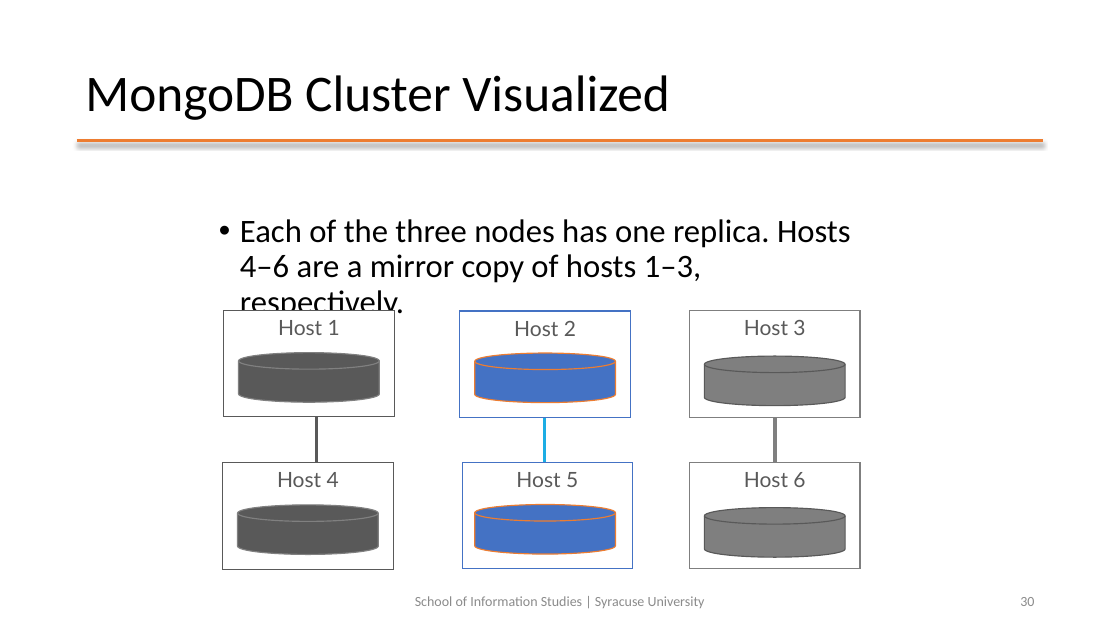
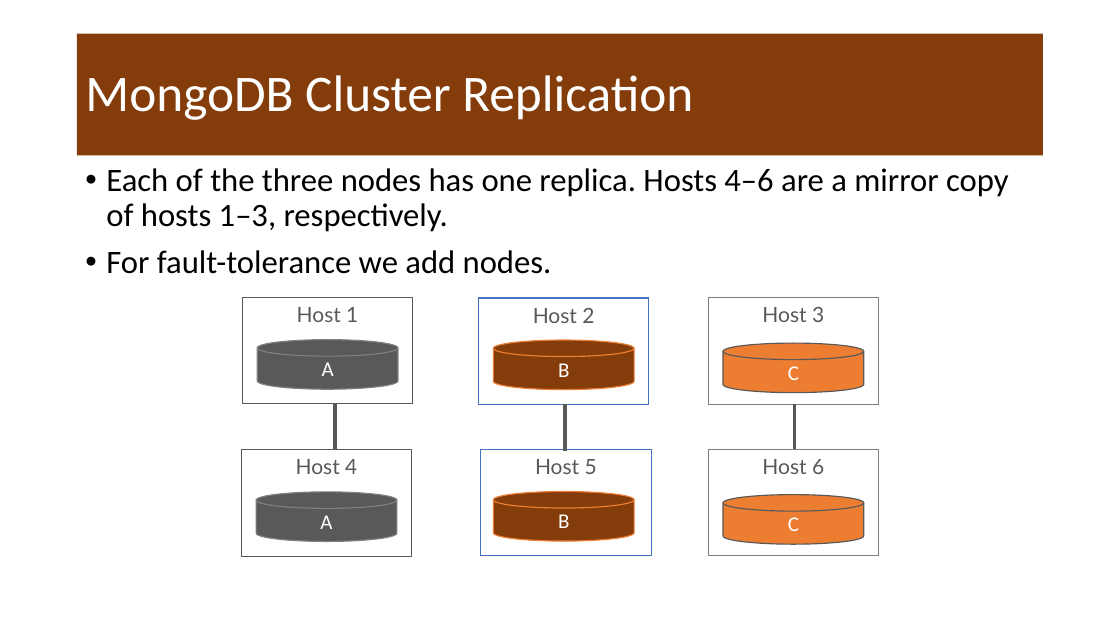
Before and after one commit to mafudge/ist769-old, a slide deck: slide 26 of content/F-Document/F-Document.pptx (slide 30 before the commit). Drawn at 1120x630 pixels with LibreOffice and Linux fonts; fonts in the diff are those of the drawing. Boxes give left, top, right and bottom in pixels: in the first picture for what was removed or moved away, otherwise in the second. Text is boxed around its words. In the diff, an @@ line names an element or a change of style, - is before the commit and + after.

```diff
--- a/content/F-Document/F-Document.pptx
+++ b/content/F-Document/F-Document.pptx
@@ title "MongoDB Cluster Replication": place and size @@
-title "MongoDB Cluster Replication" at (85, 75, 670, 120)
+title "MongoDB Cluster Replication" at (77, 34, 1044, 155)
@@ title "MongoDB Cluster Replication" at (77, 34, 1044, 155): fill none to #843C0B; outline none to #ED7D31 3 pt @@
@@ title at (85, 75, 693, 120): text changed; text colour #000000 to #FFFFFF @@
-MongoDB Cluster Visualized
+MongoDB Cluster Replication
@@ line removed from (77, 140) to (1044, 140) @@
@@ text "Each of the three nodes ...": place and size @@
-text "Each of the three nodes ..." at (240, 219, 851, 283)
+text "Each of the three nodes ..." at (77, 159, 1044, 571)
@@ text "Each of the three nodes ..." at (77, 159, 1044, 571): fill none to #FFFFFF; outline none to #ED7D31 3 pt @@
@@ text at (106, 250, 552, 274): paragraph added @@
+• For fault-tolerance we add nodes.
@@ cylinder "B" at (493, 340, 634, 390): fill #4472C4 to #843C0B @@
@@ cylinder "C" at (723, 344, 865, 393): fill #7F7F7F to #ED7D31 @@
@@ text in cylinder at (322, 362, 334, 376): text added @@
+A
@@ text in cylinder at (558, 363, 569, 377): text added @@
+B
@@ text in cylinder at (788, 366, 799, 380): text added @@
+C
@@ line (565, 404) - (565, 451): stroke #1CADE4 3 pt to #595959 3 pt @@
@@ 4 rectangles, 4 cylinders, 3 lines: place and size @@
-4 rectangles, 4 cylinders, 3 lines at (223, 311, 860, 570)
+4 rectangles, 4 cylinders, 3 lines at (241, 297, 879, 556)
@@ line (795, 404) - (795, 450): stroke #7F7F7F 3 pt to #595959 3 pt @@
@@ cylinder "B" at (493, 492, 634, 541): fill #4472C4 to #843C0B @@
@@ 2 rectangles, 2 cylinders: place and size @@
-2 rectangles, 2 cylinders at (462, 356, 860, 569)
+2 rectangles, 2 cylinders at (481, 344, 879, 556)
@@ cylinder "C" at (723, 495, 865, 544): fill #7F7F7F to #ED7D31 @@
@@ text in cylinder at (320, 515, 332, 529): text added @@
+A
@@ text in cylinder at (558, 514, 569, 528): text added @@
+B
@@ text in cylinder at (788, 517, 799, 531): text added @@
+C
@@ text removed at (415, 596, 705, 608) @@
-School of Information Studies | Syracuse University
@@ page number removed at (1020, 597, 1034, 606) @@
-30
```
Also in this commit, not shown: 14 other slides changed, 11 slides added, 58 slides removed, 7 other files.
